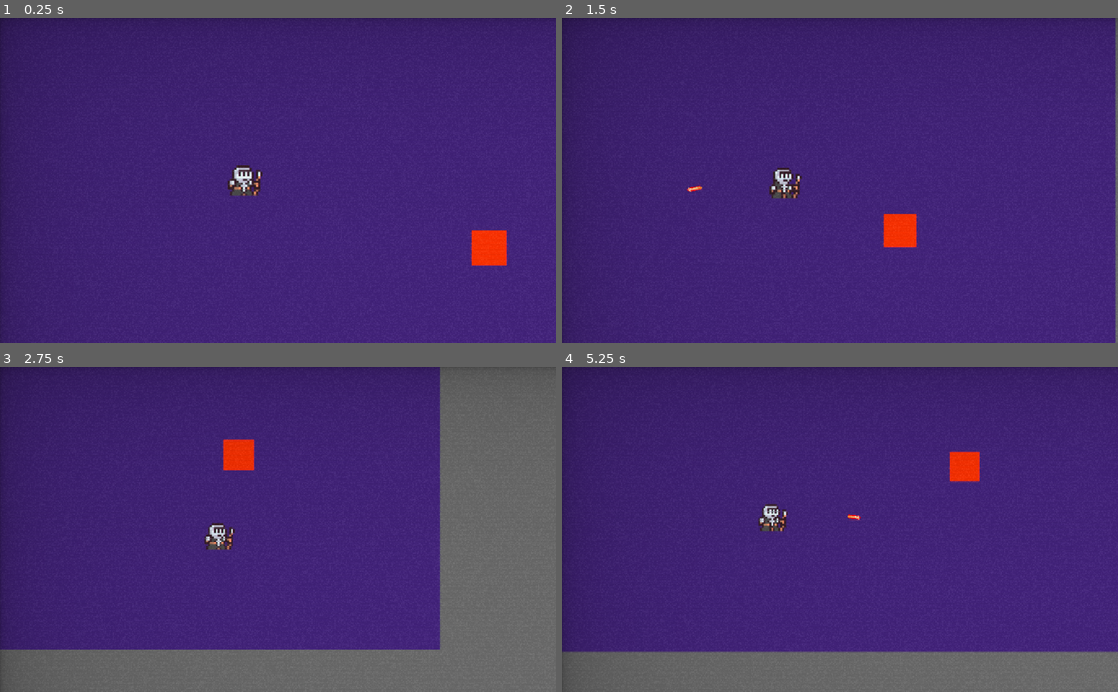
Above: before the commit, frames 1-4 (two rows, left to right).
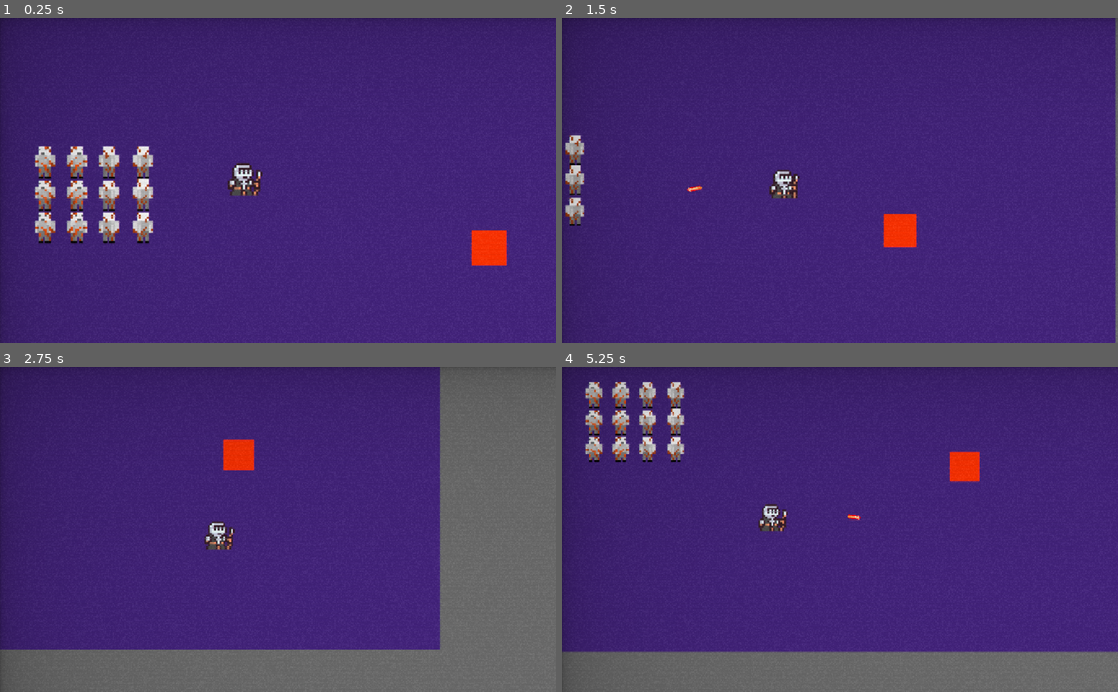
Above: after the commit, the same moments.

Repository: benhmoore/game-design-astral
Game: Godot game, scene res://scenes/Main.tscn
Same seed, same stepped clock (60 frames per second), same inputs: the game is played once before the commit and once after it.
Inputs (mouse positions are in pixels of both pictures, inside the frame that each line leads up to):
- Up to frame 1 (0.25 s): no input
- Up to frame 2 (1.5 s): move the mouse to (962, 164) at 0.52 s; hold D (move_right) 0.53-1.28 s; click (962, 164) at 0.6 s; move the mouse to (728, 196) at 1.27 s; hold S (move_down) from 1.28 s (still down); click (728, 196) at 1.35 s
- Up to frame 3 (2.75 s): move the mouse to (333, 458) at 2.02 s; release S (move_down) at 2.03 s; hold D (move_right) from 2.03 s (still down); click (333, 458) at 2.1 s
- Up to frame 4 (5.25 s): move the mouse to (812, 594) at 2.77 s; release D (move_right) at 2.78 s; hold W (move_up) 2.78-3.53 s; click (812, 594) at 2.85 s; move the mouse to (1006, 578) at 3.52 s; hold A (move_left) 3.53-5.03 s; click (1006, 578) at 3.6 s; move the mouse to (673, 480) at 4.27 s; click (673, 480) at 4.35 s; move the mouse to (867, 529) at 5.02 s; hold S (move_down) from 5.03 s (still down); click (867, 529) at 5.1 s

The runs differ from the first frame. In frame 1, 3.5% of the frame differs, in the area x 6-46%, y 39-70%; in frame 2, 0.9%; in frame 3, 0.1%; in frame 4, 2.3%.

Commit message:
Imported sprites

Diff:
--- a/project.godot
+++ b/project.godot
@@ -14,10 +14,6 @@
 run/main_scene="res://scenes/Main.tscn"
 boot_splash/show_image=false
 config/icon="res://icon.png"
-
-[display]
-
-window/size/resizable=false
 
 [editor]
 
--- a/scenes/Main.tscn
+++ b/scenes/Main.tscn
@@ -1,16 +1,16 @@
-[gd_scene load_steps=5 format=2]
+[gd_scene load_steps=6 format=2]
 
 [ext_resource path="res://scenes/player/PlayerCharacter.tscn" type="PackedScene" id=1]
 [ext_resource path="res://assets/shaders/CrtShader.tres" type="Material" id=2]
 [ext_resource path="res://scenes/environment/Wall.tscn" type="PackedScene" id=3]
 [ext_resource path="res://assets/music/astral-sound.wav" type="AudioStream" id=4]
+[ext_resource path="res://assets/graphics/player/idle_v2/Character_sprites.png" type="Texture" id=5]
 
 [node name="Node2D" type="Node2D"]
 
 [node name="AudioStreamPlayer" type="AudioStreamPlayer" parent="."]
 stream = ExtResource( 4 )
 volume_db = -16.314
-autoplay = true
 
 [node name="CanvasLayer" type="CanvasLayer" parent="."]
 
@@ -30,3 +30,8 @@
 
 [node name="WallBlock" parent="." instance=ExtResource( 3 )]
 position = Vector2( 1497, 670 )
+
+[node name="CharacterSprites" type="Sprite" parent="."]
+position = Vector2( 1239, 1076 )
+scale = Vector2( 3.68125, 3.70733 )
+texture = ExtResource( 5 )
--- a/scenes/player/PlayerCharacter.tscn
+++ b/scenes/player/PlayerCharacter.tscn
@@ -38,6 +38,7 @@
 [node name="AnimatedSprite" type="AnimatedSprite" parent="."]
 frames = SubResource( 2 )
 animation = "player.idle"
+frame = 1
 playing = true
 
 [node name="ShootAudioPlayer" type="AudioStreamPlayer2D" parent="."]
Binary file added: assets/graphics/player/idle_v2/Character_sprites.png
Not shown, added: assets/graphics/player/idle_v2/Character_sprites.png.import
